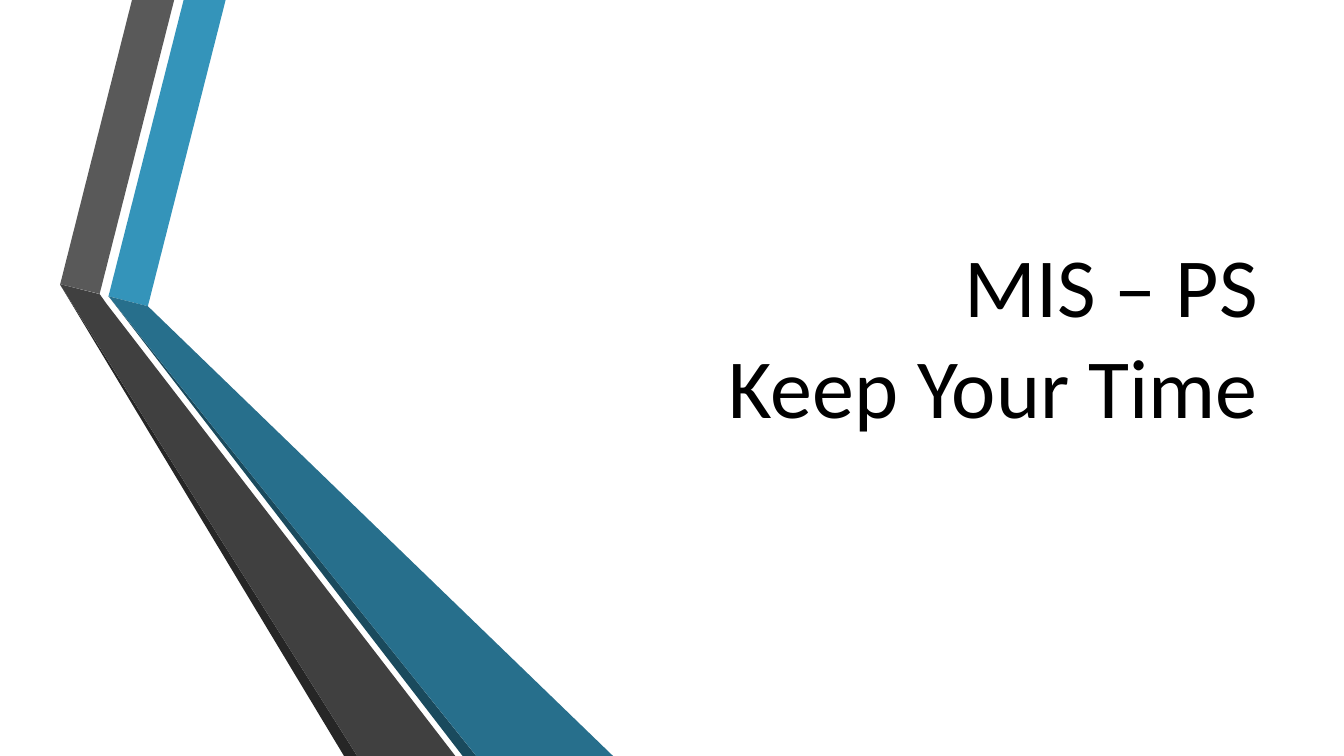
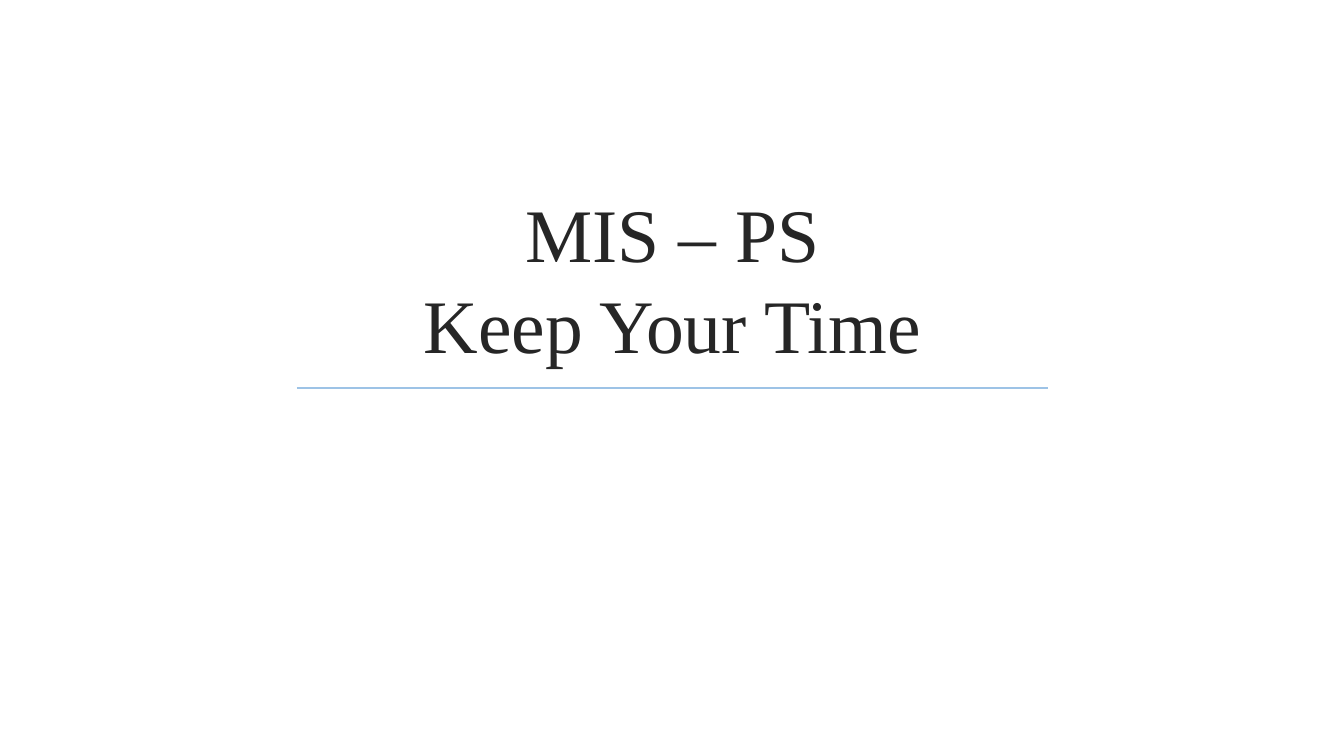
Before and after one commit to jmgirao/projetosoftware1213, a slide deck: slide 1 of Final Presentation/Presentation.pptx. Drawn at 1344x756 pixels with LibreOffice and Linux fonts; fonts in the diff are those of the drawing; background and template pictures are left out. Boxes give left, top, right and bottom in pixels: in the first picture for what was removed or moved away, otherwise in the second. Text is boxed around its words. In the diff, an @@ line names an element or a change of style, - is before the commit and + after.

```diff
--- a/Final Presentation/Presentation.pptx
+++ b/Final Presentation/Presentation.pptx
@@ title "MIS – PS Keep Your ...": place and size @@
-title "MIS – PS Keep Your ..." at bbox=[729, 262, 1258, 432]
+title "MIS – PS Keep Your ..." at bbox=[424, 212, 921, 368]
@@ title "MIS – PS Keep Your ..." at bbox=[424, 212, 921, 368]: size 60 to 54 pt, font Calibri to Times New Roman, text colour #000000 to #262626; alignment right to centre @@
@@ group removed at bbox=[60, 0, 614, 756]: 6 freeform shapes @@
@@ line added from (296, 388) to (1049, 388), #9DC3E6 1.25 pt @@
```
Also in this commit, not shown: 25 other slides changed, 7 slides added, 7 slides removed.
